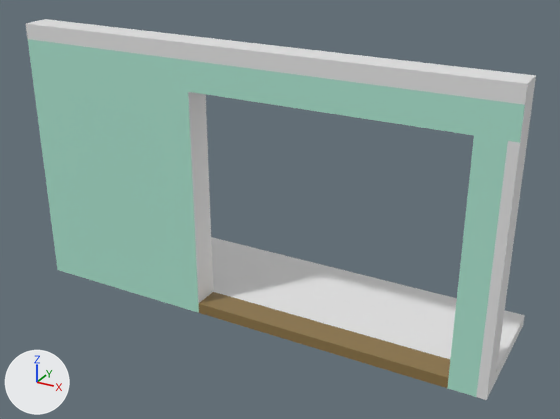
What one commit did to the FBX model Assets/Prefabs/Addressables/FacadeLiving.fbx.
One viewpoint serves both versions: a 50 mm camera at (-233.4, -24.8, 36.7) aimed at (-264.4, 31.4, 8.6). Lighting does not change. The marker at lower left points along +X, +Y and +Z.

The scene before the commit, as lines of its bpy script (objects in view):
```python
me_plane_001 = bpy.data.meshes.new('Plane.001')
me_plane_001.from_pydata(...)  # 90 vertices, 90 faces; spans x -43.5..0.8, y -2.5..9.9, z -1.0..24.0
# faces by material slot: [71, 11, 8]
me_plane_001.materials.append(mat_whitesemigloss)  # white #e7e7e7
me_plane_001.materials.append(mat_livingwallsmat)  # green #afe7d3
me_plane_001.materials.append(mat_floorlivingmat)  # brown #8e7649
ob_flat_004 = bpy.data.objects.new('Flat.004', me_plane_001)
ob_flat_004.location = (-243.98, 28.63, 0.0)
```
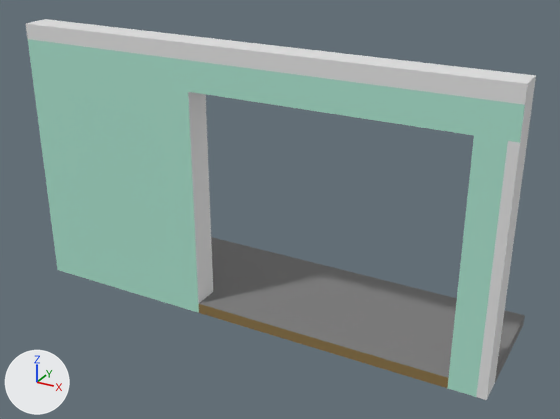
What differs and where, as boxes [x1, y1, x2, y2] in the pictures (560 x 419 px):
```json
{"part": 1, "of": "me_plane_001", "change": "recoloured", "before": [211, 237, 525, 382], "after": [211, 237, 525, 382], "on screen": "white to grey"}
{"part": 2, "of": "me_plane_001", "change": "recoloured", "before": [199, 292, 450, 378], "after": [199, 292, 450, 378], "on screen": "brown to grey"}
```

Edits to the scene script, one JSON object a line:
```json
{"op": "add", "block": "mat_concrete", "code": ["mat_concrete = principled_material('Concrete')", "mat_concrete.base_color = (0.204, 0.204, 0.204)  # grey #7d7d7d", "mat_concrete.roughness = 1.0"]}
{"block": "me_plane_001", "where": "me_plane_001.from_pydata(...)  # 90 vertices, 90 faces; spans x -43.5..0.8, y -2.5..9.9, z -1.0..24.0"}
{"block": "me_plane_001", "where": "# used by ob_flat_004; location = (-243.98, 28.63, 0.0)"}
{"block": "me_plane_001", "change": "me_plane_001 part 1: all 26 faces centred in x -43.5..0.8, y 5.0..9.9, z -1.0..0.0 switch from mat_whitesemigloss (white #e7e7e7) to mat_concrete (grey #7d7d7d)"}
{"block": "me_plane_001", "change": "me_plane_001 part 2: all 4 faces centred in x -21.5..-6.8, y -1.2, z 0.0 switch from mat_floorlivingmat (brown #8e7649) to mat_concrete (grey #7d7d7d)"}
```
